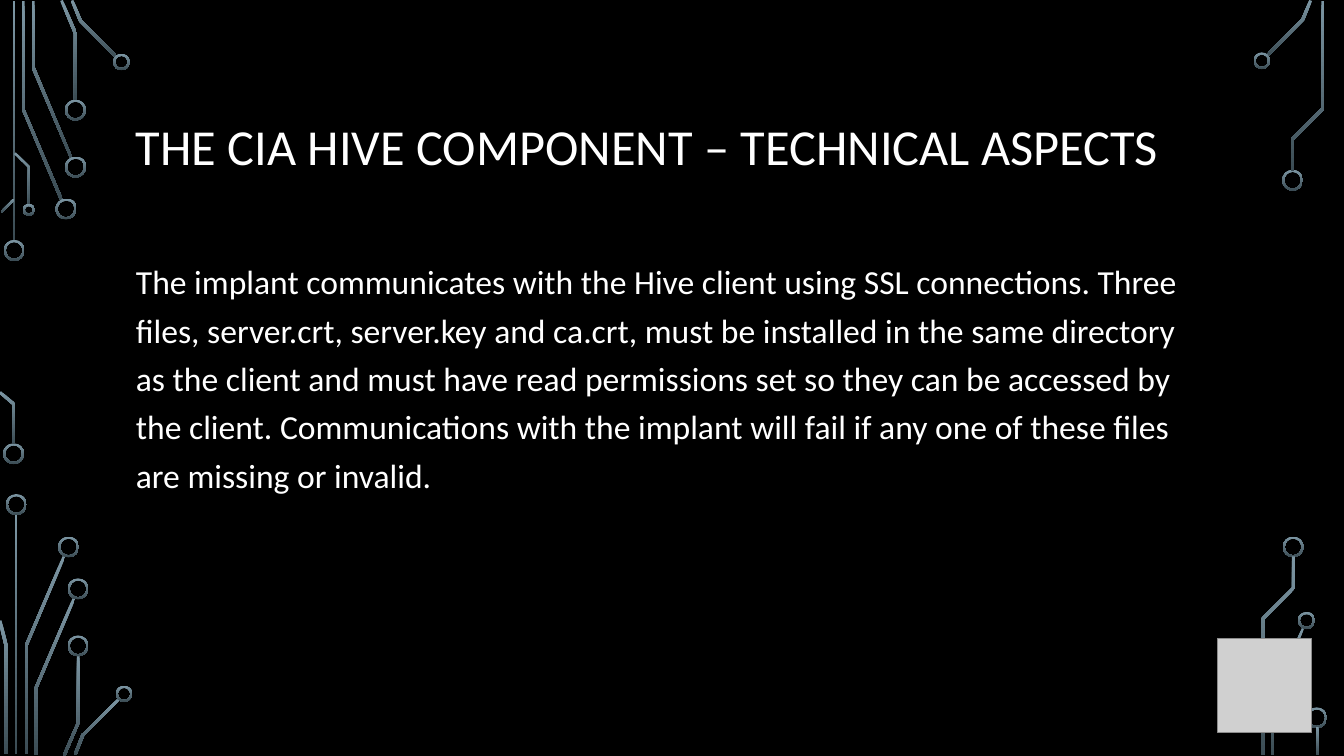
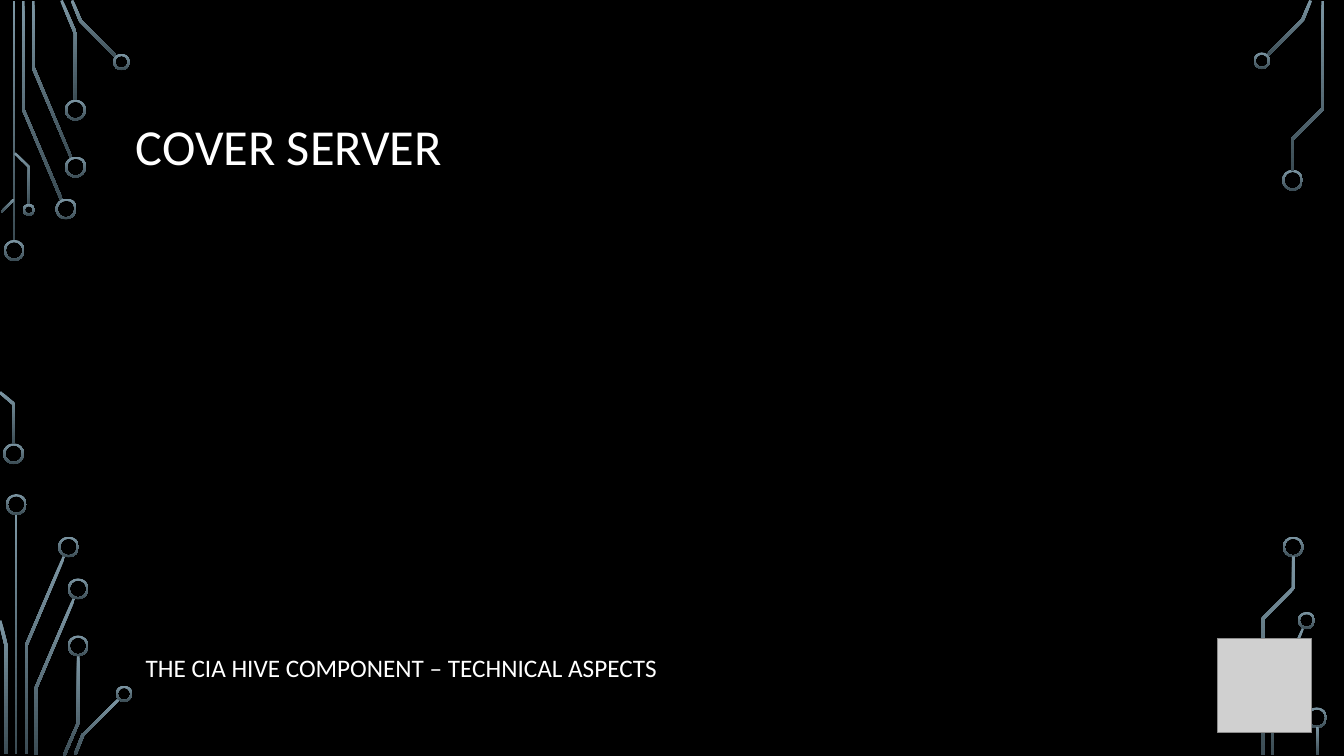
Before and after one commit to giadagabriele/WikiLeaks-Hive, a slide deck: slide 15 of The CIA Hive component.pptx (slide 9 before the commit). Drawn at 1344x756 pixels with LibreOffice and Linux fonts; fonts in the diff are those of the drawing; grey boxes stand for pictures; background and template pictures are left out. Boxes give left, top, right and bottom in pixels: in the first picture for what was removed or moved away, otherwise in the second. Text is boxed around its words. In the diff, an @@ line names an element or a change of style, - is before the commit and + after.

Commit message:
presentation updated
added tech aspects beacons and blot

```diff
--- a/The CIA Hive component.pptx
+++ b/The CIA Hive component.pptx
@@ title at <box>136,132,442,166</box>: text changed @@
-THE CIA HIVE COMPONENT – TECHNICAL ASPECTS
+COVER SERVER
@@ text removed at <box>136,270,1177,494</box> @@
-The implant communicates with the Hive client using SSL connections. Three files, server.crt, server.key and ca.crt, must be installed in the same directory as the client and must have read permissions set so they can be accessed by the client. Communications with the implant will fail if any one of these files are missing or invalid.
@@ text added at <box>146,660,656,677</box>, 18 pt, text #FFFFFF @@
+THE CIA HIVE COMPONENT – TECHNICAL ASPECTS
```
Also in this commit, not shown: 5 other slides changed, 7 slides added, 4 slides removed.
